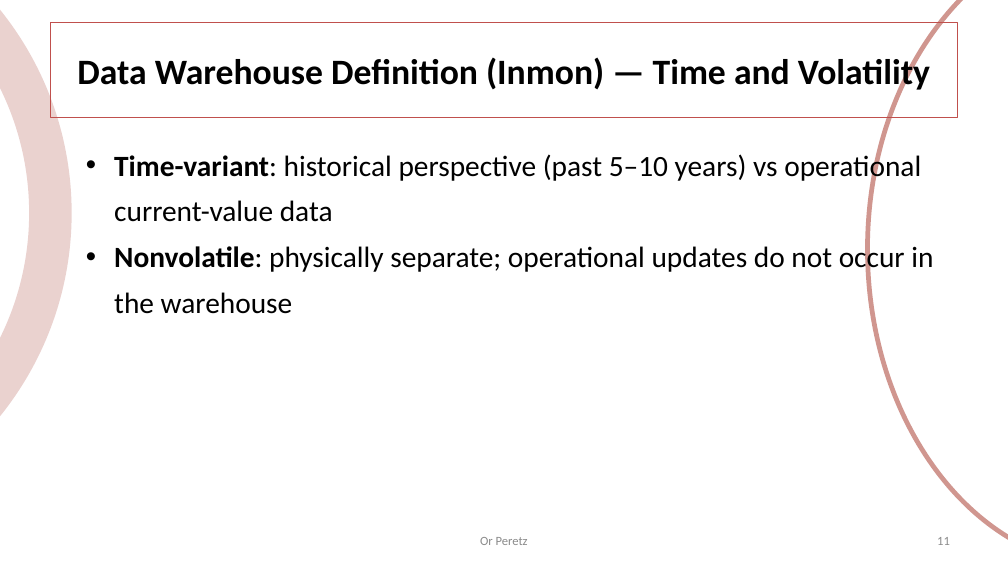
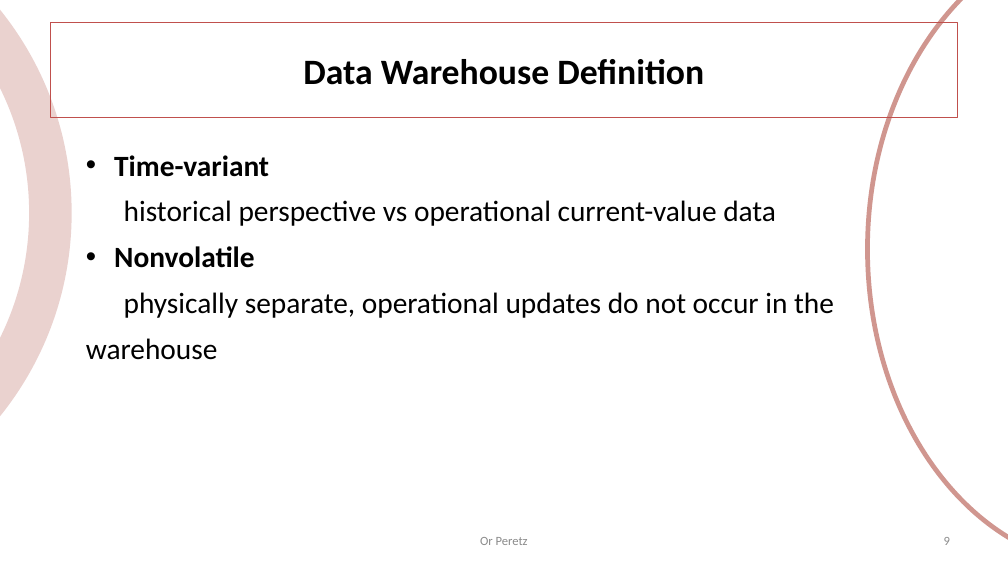
Before and after one commit to OrPerets/data-engineering-course, a slide deck: slide 9 of build/04-DWH-1.pptx (slide 11 before the commit). Drawn at 1008x567 pixels with LibreOffice and Linux fonts; fonts in the diff are those of the drawing. Boxes give left, top, right and bottom in pixels: in the first picture for what was removed or moved away, otherwise in the second. Text is boxed around its words. In the diff, an @@ line names an element or a change of style, - is before the commit and + after.

```diff
--- a/build/04-DWH-1.pptx
+++ b/build/04-DWH-1.pptx
@@ title at (303, 59, 704, 85): text changed @@
-Data Warehouse Definition (Inmon) — Time and Volatility
+Data Warehouse Definition
@@ text at (86, 155, 834, 360): text changed @@
-• Time-variant: historical perspective (past 5–10 years) vs operational current-value data
-• Nonvolatile: physically separate; operational updates do not occur in the warehouse
+• Time-variant
+historical perspective vs operational current-value data
+• Nonvolatile
+physically separate, operational updates do not occur in the warehouse
@@ page number at (944, 537, 950, 545): text changed @@
-11
+9
```
Also in this commit, not shown: 7 other slides changed, 7 slides added, 43 slides removed, 24 other files.
